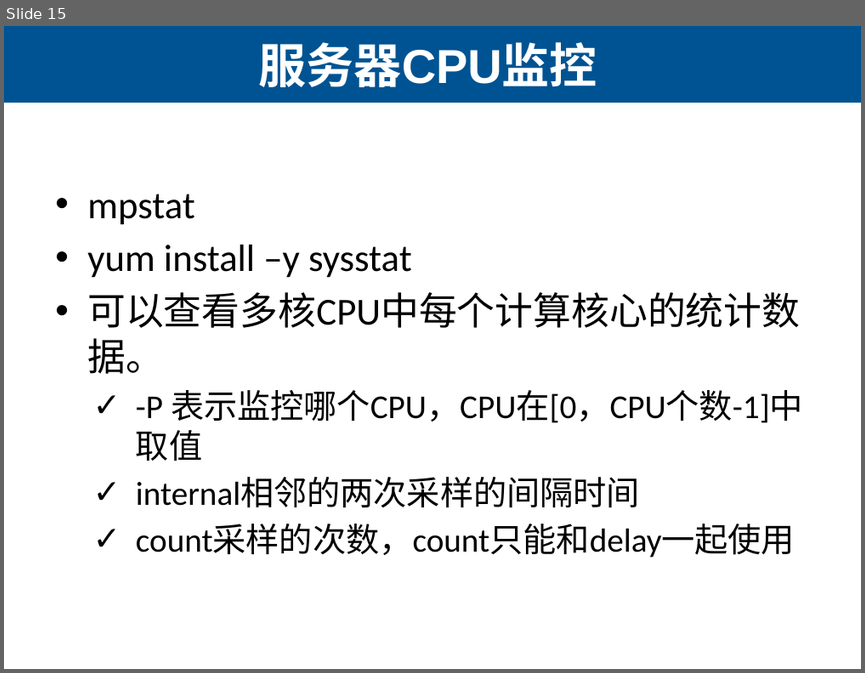
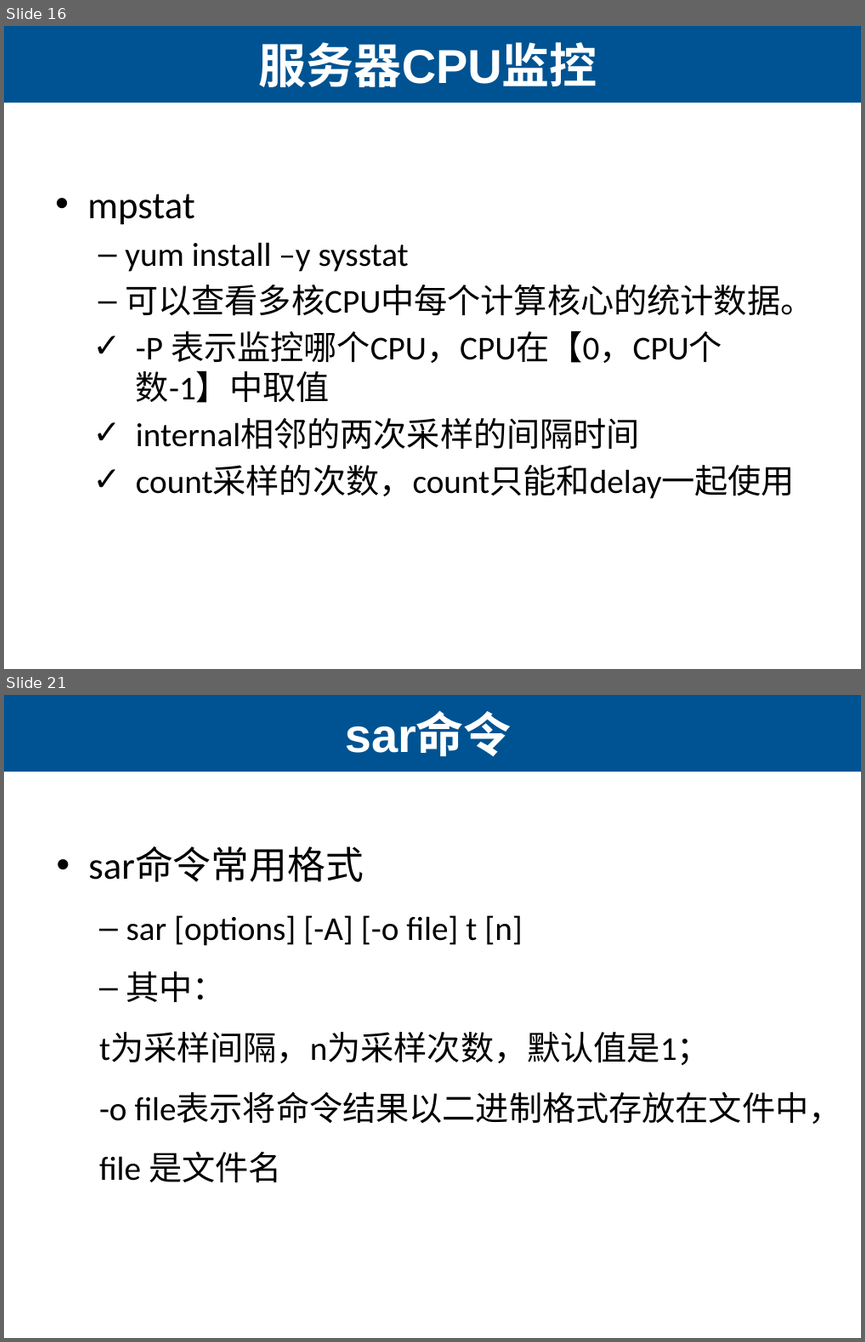
Before and after one commit to lihuanzhen/load-testing, a slide deck: 26 Linux服务器监控.pptx. Shown one above the other, each under a label of ours: slide 15 before the commit, slides 16 and 21 after it; the slides between them are not shown. The pictures are 865x673 and 865x1342 pixels, drawn with LibreOffice and Linux fonts; fonts in the diff are those of the drawing. Boxes give left, top, right and bottom in pixels: in the first picture for what was removed or moved away, otherwise in the second. Text is boxed around its words. In the diff, an @@ line names an element or a change of style, - is before the commit and + after.

```diff
--- a/26 Linux服务器监控.pptx
+++ b/26 Linux服务器监控.pptx
@@ slide 21 added at <box>4,695,861,1338</box>, background #CCE8CF; not listed: 1 template element that a slide beside it also shows @@
@@ title added at <box>345,715,511,756</box>, 40 pt, text #CCE8CF, bold @@
+sar命令
@@ text added at <box>88,847,842,1182</box>, 28 pt, text #000000 @@
+• sar命令常用格式
+  – sar [options] [-A] [-o file] t [n]
+  – 其中：
+  t为采样间隔，n为采样次数，默认值是1；
+  -o file表示将命令结果以二进制格式存放在文件中，file 是文件名
@@ what was slide 15 is now slide 16 @@
@@ slide 16 changed as well @@
@@ background #FFFFFF to #CCE8CF @@
@@ text at <box>125,242,813,316</box>: size 32 to 28 pt in "yum install –y sysstat", "可以查看多核CPU中每个计算核心的统计数据。"; bullet • to –; list level 1 to 2 in "yum install –y sysstat"; list level 1 to 2 in "可以查看多核CPU中每个计算核心的统计数据。" @@
@@ text at <box>136,330,722,403</box>: text changed @@
-  ✓ -P 表示监控哪个CPU，CPU在[0，CPU个数-1]中取值
+  ✓ -P 表示监控哪个CPU，CPU在【0，CPU个数-1】中取值
```
Also in this commit, not shown: 14 other slides changed, 18 other slides added, 3 other files.
